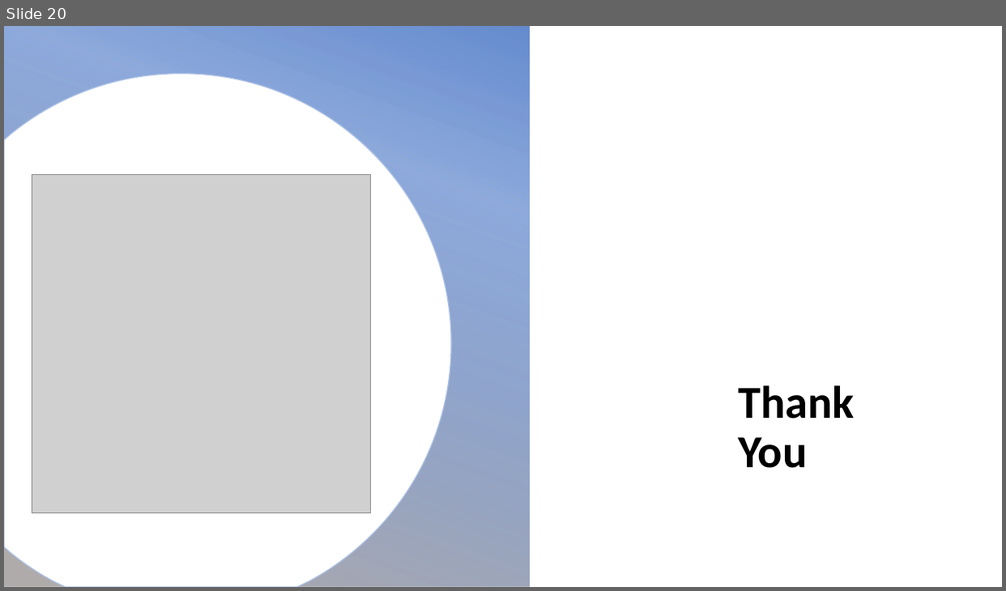
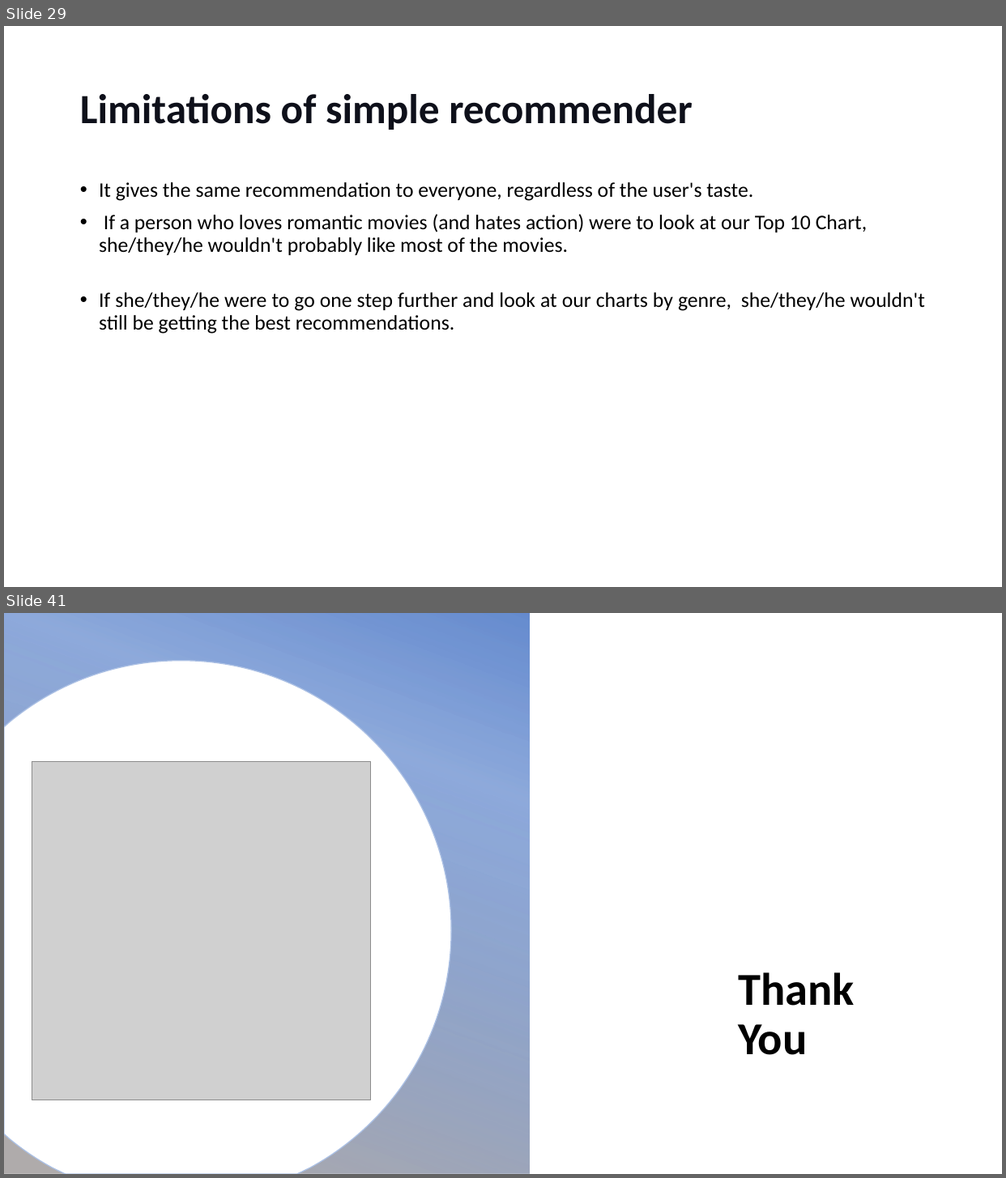
Before and after one commit to lasyabheemendra/Sprigboard-DatascienceProjects, a slide deck: Capstone2_Recommendation System for movies/Recommendation system.pptx. Shown one above the other, each under a label of ours: slide 20 before the commit, slides 29 and 41 after it; the slides between them are not shown. The pictures are 1006x591 and 1006x1178 pixels, drawn with LibreOffice and Linux fonts; fonts in the diff are those of the drawing; grey boxes stand for pictures; background and template pictures are left out. Boxes give left, top, right and bottom in pixels: in the first picture for what was removed or moved away, otherwise in the second. Text is boxed around its words. In the diff, an @@ line names an element or a change of style, - is before the commit and + after.

```diff
--- a/Capstone2_Recommendation System for movies/Recommendation system.pptx
+++ b/Capstone2_Recommendation System for movies/Recommendation system.pptx
@@ slide 29 added at [4, 26, 1002, 587], background #FFFFFF @@
@@ title added at [80, 94, 692, 130], 40 pt, text #0E101A, bold @@
+Limitations of simple recommender
@@ text added at [99, 182, 925, 334], 20 pt, text #000000 @@
+• It gives the same recommendation to everyone, regardless of the user's taste.
+• If a person who loves romantic movies (and hates action) were to look at our Top 10 Chart, she/they/he wouldn't probably like most of the movies.
+• If she/they/he were to go one step further and look at our charts by genre, she/they/he wouldn't still be getting the best recommendations.
@@ what was slide 20 is now slide 41 @@
```
Also in this commit, not shown: 16 slides changed, 22 other slides added, 2 slides removed.
